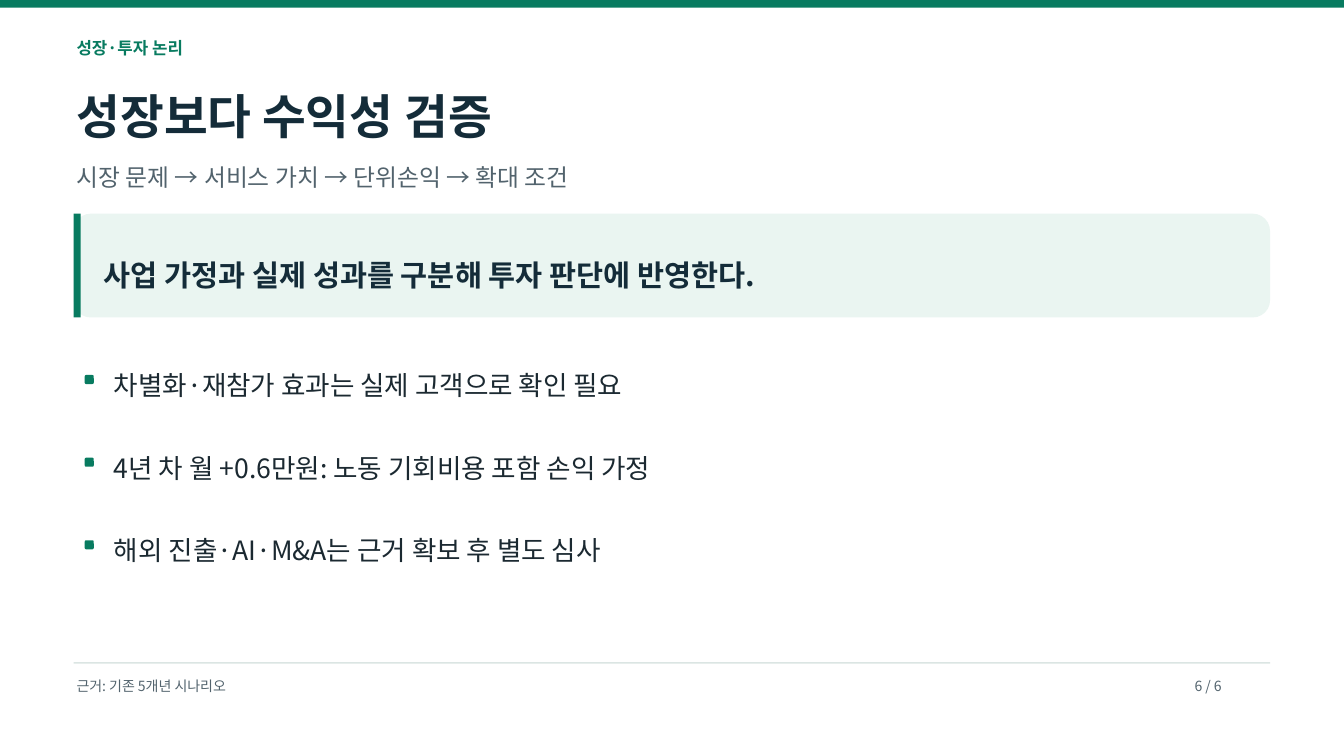
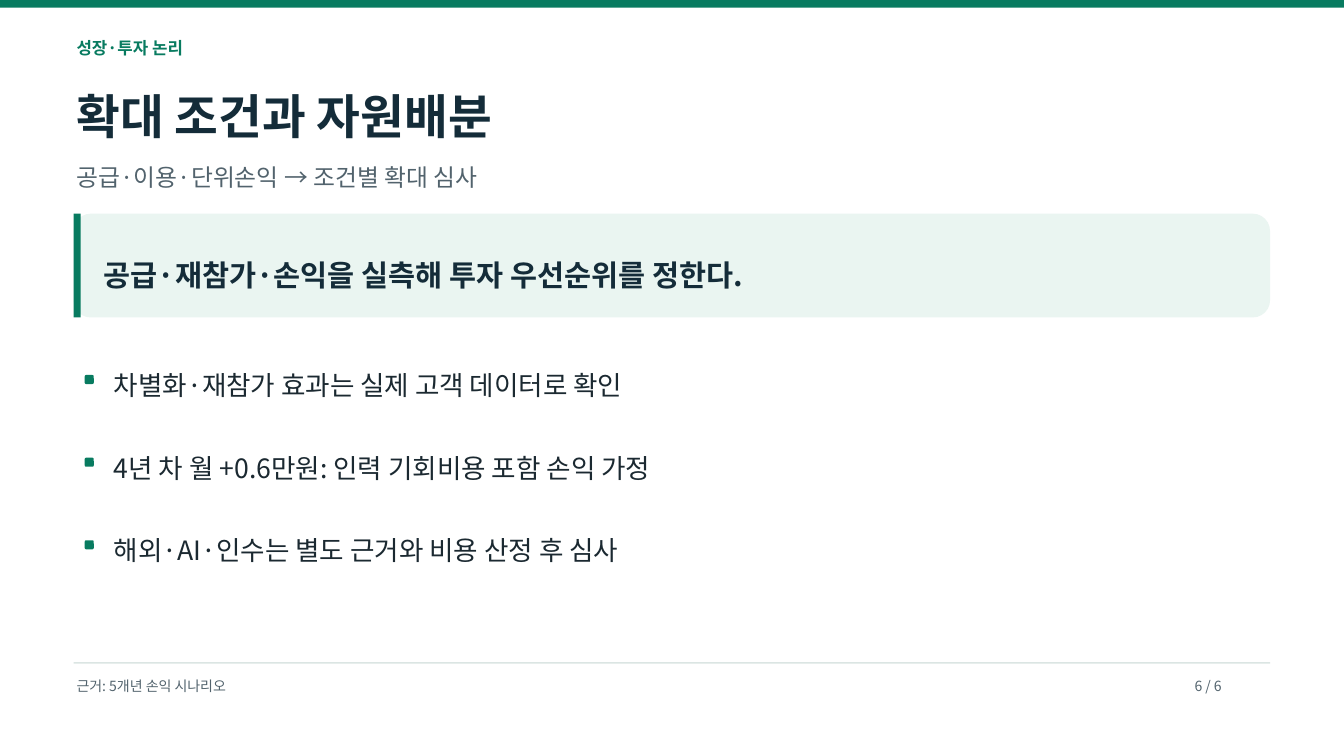
Before and after one commit to dohyunkimmm/footmate-case-study, a slide deck: slide 6 of src/case-study/downloads/footmate_strategy_p0_p2.pptx. Drawn at 1344x756 pixels with LibreOffice and Linux fonts; fonts in the diff are those of the drawing. Boxes give left, top, right and bottom in pixels: in the first picture for what was removed or moved away, otherwise in the second. Text is boxed around its words. In the diff, an @@ line names an element or a change of style, - is before the commit and + after.

```diff
--- a/src/case-study/downloads/footmate_strategy_p0_p2.pptx
+++ b/src/case-study/downloads/footmate_strategy_p0_p2.pptx
@@ text at [77, 93, 492, 139]: text changed @@
-성장보다 수익성 검증
+확대 조건과 자원배분
@@ text at [77, 166, 478, 188]: text changed @@
-시장 문제 → 서비스 가치 → 단위손익 → 확대 조건
+공급·이용·단위손익 → 조건별 확대 심사
@@ text at [104, 261, 743, 289]: text changed @@
-사업 가정과 실제 성과를 구분해 투자 판단에 반영한다.
+공급·재참가·손익을 실측해 투자 우선순위를 정한다.
@@ text at [114, 373, 623, 397]: text changed @@
-차별화·재참가 효과는 실제 고객으로 확인 필요
+차별화·재참가 효과는 실제 고객 데이터로 확인
@@ text at [114, 456, 650, 480]: text changed @@
-4년 차 월 +0.6만원: 노동 기회비용 포함 손익 가정
+4년 차 월 +0.6만원: 인력 기회비용 포함 손익 가정
@@ text at [114, 538, 618, 562]: text changed @@
-해외 진출·AI·M&A는 근거 확보 후 별도 심사
+해외·AI·인수는 별도 근거와 비용 산정 후 심사
@@ text at [77, 679, 226, 692]: text changed @@
-근거: 기존 5개년 시나리오
+근거: 5개년 손익 시나리오
```
Also in this commit, not shown: 5 other slides changed, 5 other files.
